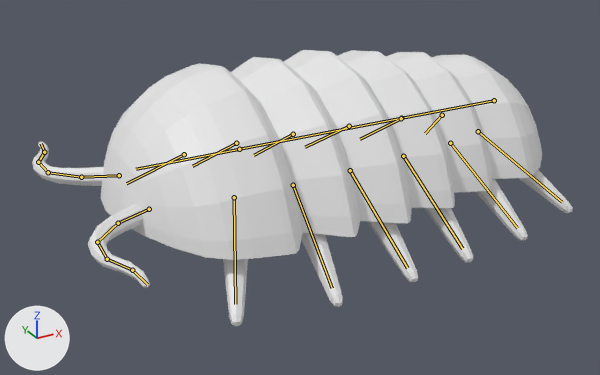
The Blender file Models/Characters/isopod.blend as it was, and as the next commit left it.
Rendered twice from a 50 mm camera at (-6.63, -11.9, 5.08) aimed at (-0.29, -0.37, -0.68). The axes (+X, +Y, +Z) are drawn at lower left. The lights are the same throughout. The bones that bend it are drawn over the model as lines.

Names of what the first picture shows: 'isobody', 'isoleg.007', 'isoleg.008', 'isoleg.009', 'isoleg.010', 'isoleg.011', 'isoleg.012', 'leftFeeler', 'rightFeeler'.
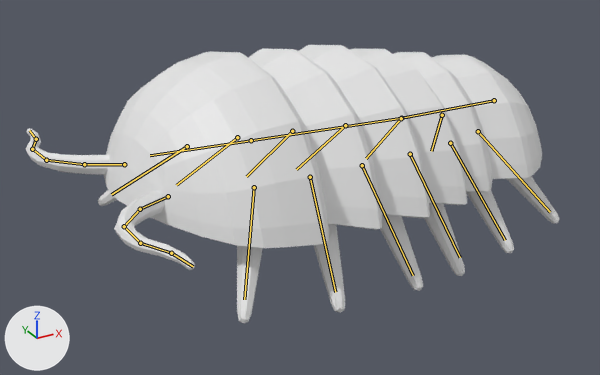
The newer file adds an action. The first version stands in its rest pose; the second is drawn at frame 44 of the action 'Idle'.

Location of each change, (x1, y1, x2, y2) in pixels of the pictures (600 x 375 px):
'isobody', posed (21% wider, 32% taller)
    before: (101, 50, 542, 260)
    after: (26, 45, 559, 323)
'leftFeeler', no longer drawn
    before: (88, 204, 150, 288)
'isoleg.008', no longer drawn
    before: (301, 233, 343, 307)
'rightFeeler', no longer drawn
    before: (32, 141, 104, 186)
'isoleg.007', no longer drawn
    before: (223, 259, 248, 326)
'isoleg.009', no longer drawn
    before: (368, 222, 418, 283)
'isoleg.011', no longer drawn
    before: (476, 179, 528, 241)
'isoleg.010', no longer drawn
    before: (425, 208, 473, 263)
'isoleg.012', no longer drawn
    before: (519, 170, 573, 213)
bone 'MidBody', root to tip
    before: (401, 118) to (239, 149)
    after: (401, 118) to (251, 140)
bone 'Leg.R', root to tip
    before: (184, 154) to (126, 183)
    after: (187, 146) to (111, 194)
bone 'Leg.L', root to tip
    before: (234, 197) to (235, 304)
    after: (254, 187) to (244, 299)
bone 'Leg.R.001', root to tip
    before: (236, 143) to (192, 166)
    after: (237, 137) to (176, 185)
bone 'Leg.L.001', root to tip
    before: (293, 185) to (332, 288)
    after: (310, 177) to (335, 292)
bone 'Leg.R.005', root to tip
    before: (442, 115) to (425, 133)
    after: (442, 115) to (431, 151)
bone 'Leg.L.004', root to tip
    before: (450, 143) to (517, 228)
    after: (450, 143) to (505, 240)
bone 'Leg.L.005', root to tip
    before: (478, 131) to (562, 202)
    after: (478, 131) to (550, 212)

The change in detail:
Bone 'MidBody' (bone_midbody) turns from (0, 0, 0) to (7, 0, -5) degrees about its own x, y and z.
Bone 'Leg.R' (bone_leg_r) turns from (0, 0, 0) to (9, 11, 10) degrees about its own x, y and z.
Bone 'Leg.L' (bone_leg_l) turns from (0, 0, 0) to (-5, -11, -8) degrees about its own x, y and z.
Bone 'Leg.R.001' (bone_leg_r_001) turns from (0, 0, 0) to (8, 9, 13) degrees about its own x, y and z.
Bone 'Leg.L.001' (bone_leg_l_001) turns from (0, 0, 0) to (2, -9, -12) degrees about its own x, y and z.
Bone 'Leg.R.005' (bone_leg_r_005) turns from (0, 0, 0) to (-4, -5, 12) degrees about its own x, y and z.
Bone 'Leg.L.004' (bone_leg_l_004) turns from (0, 0, 0) to (4, 1, -12) degrees about its own x, y and z.
Bone 'Leg.L.005' (bone_leg_l_005) turns from (0, 0, 0) to (11, 5, -2) degrees about its own x, y and z.
